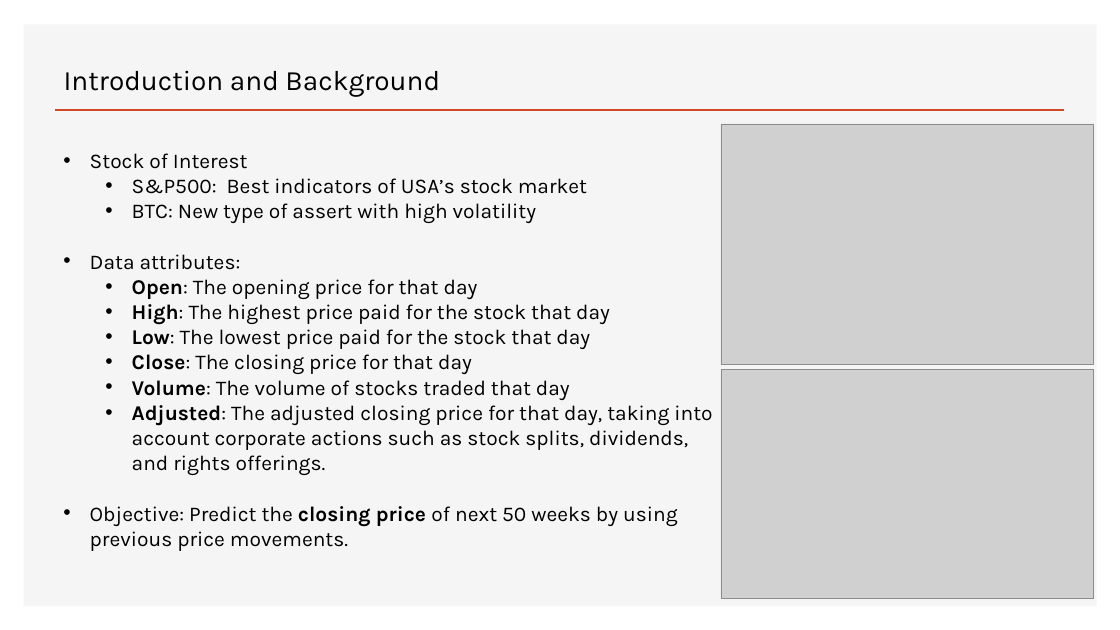
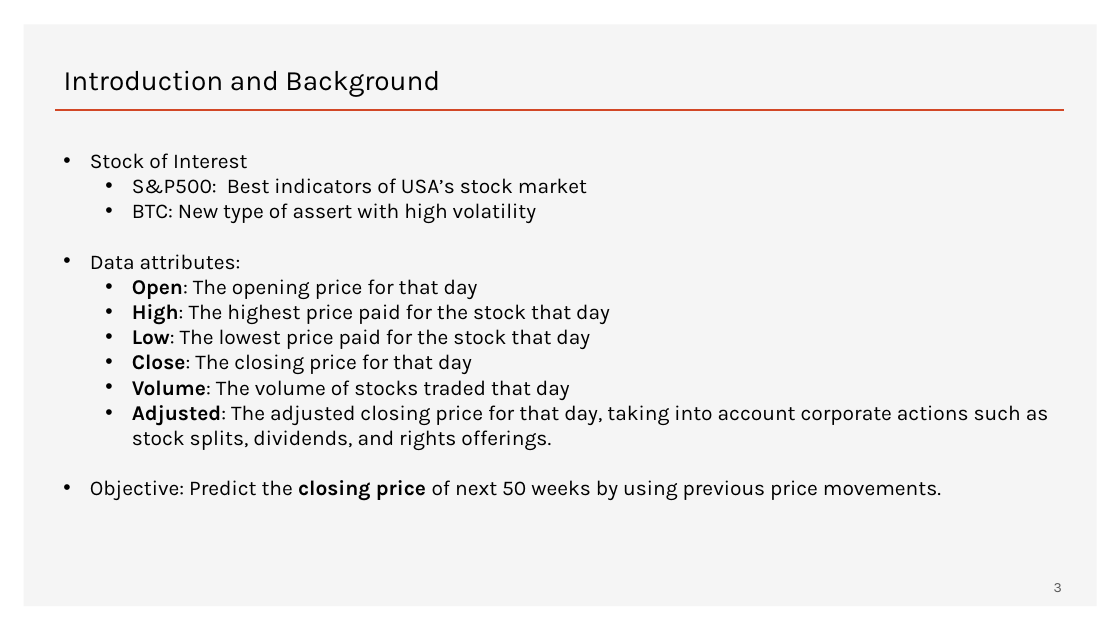
Before and after one commit to hieum98/Stock-Price-Prediction, a slide deck: slide 3 of HieuMan_FinalProj.pptx. Drawn at 1120x630 pixels with LibreOffice and Linux fonts; fonts in the diff are those of the drawing; grey boxes stand for pictures. Boxes give left, top, right and bottom in pixels: in the first picture for what was removed or moved away, otherwise in the second. Text is boxed around its words. In the diff, an @@ line names an element or a change of style, - is before the commit and + after.

```diff
--- a/HieuMan_FinalProj.pptx
+++ b/HieuMan_FinalProj.pptx
@@ text "Stock of Interest" rewrapped from (x1=90, y1=153, x2=712, y2=551) to (x1=90, y1=153, x2=1049, y2=501) @@
@@ picture removed at (x1=721, y1=124, x2=1094, y2=365) @@
@@ picture removed at (x1=721, y1=370, x2=1094, y2=599) @@
@@ page number added at (x1=1054, y1=583, x2=1062, y2=592), 12 pt, text #595959 @@
+3
```
Also in this commit, not shown: 7 other slides changed, 4 slides added.
